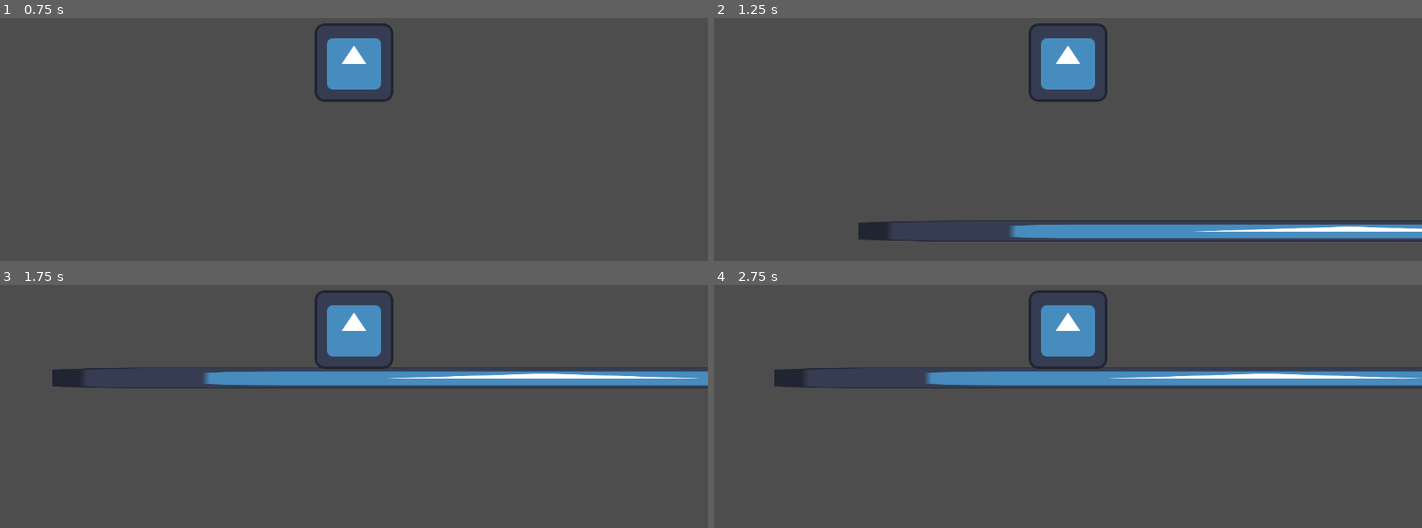
Above: before the commit, frames 1-4 (two rows, left to right).
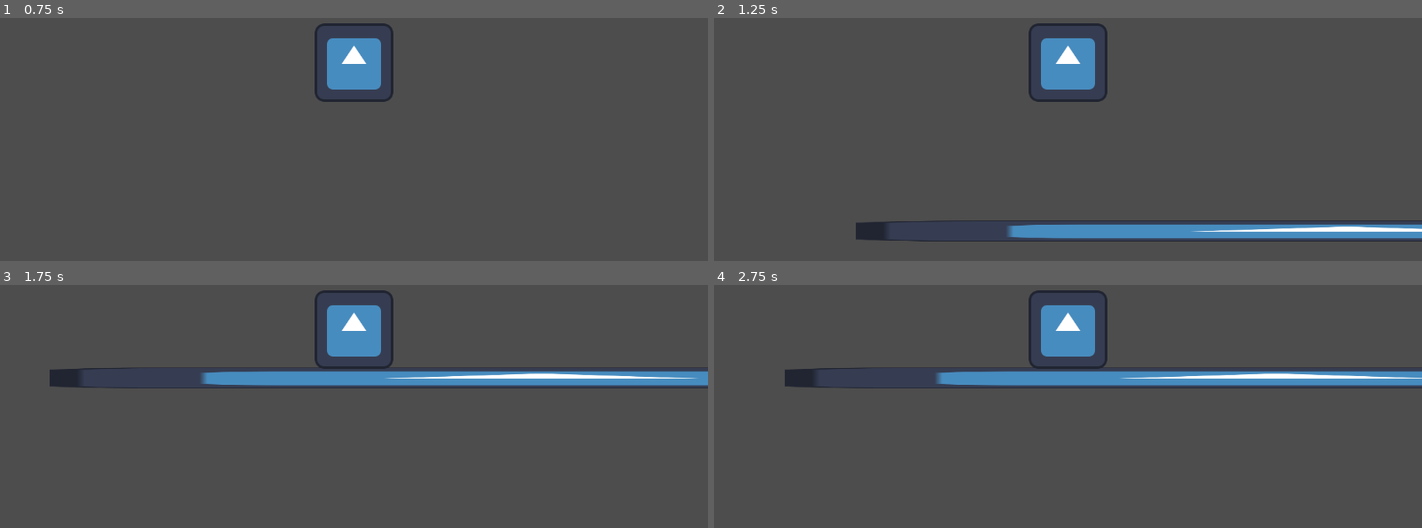
Above: after the commit, the same moments.

Repository: DangerousDaniel/Bubble-Drop-Godot-4
Game: Godot game, scene res://Playgrounds/playground_kyle.tscn
The game is run twice, just before and just after one commit, with the same random seed, the same clock (stepped at 60 frames per second) and the same inputs. The engine's default icon, where the game draws it, is replaced by a stand-in: a white triangle on a blue panel in a dark square.
Inputs:
- Up to frame 1 (0.75 s): tap Enter at 0.5 s; hold D (MoveRight) from 0.53 s (still down)
- Up to frame 2 (1.25 s): keep holding D (MoveRight); tap Space (Jump) at 0.77 s
- Up to frame 3 (1.75 s): keep holding D (MoveRight); tap Space (Jump) at 1.52 s
- Up to frame 4 (2.75 s): release D (MoveRight) at 2.03 s; hold A (MoveLeft) from 2.03 s (still down)

Frame 1 is identical in both runs. In frame 2, less than 0.1% of the frame differs, in the area x 20-93%, y 84-92%; in frame 3, 0.1%; in frame 4, 0.4%, in the area x 8-100%, y 34-42%.

Commit message:
Modified movement slightly.

Diff:
--- a/bubble-drop-godot-4/Player/PlayerController.gd
+++ b/bubble-drop-godot-4/Player/PlayerController.gd
@@ -6,8 +6,9 @@
 var max_speed = 300
 @export var gravity = 350
 @export var jump_force = 300
-@export var acceleration = 5
-@export var deceleration = 3
+@export var acceleration = 6
+@export var deceleration = 5
+@export var threshold = 25
 
 var _isJumping = false
 
@@ -41,6 +42,8 @@
 		# Decelerate towards 0 when no input
 		velocity.x = lerp(velocity.x, 0.0, deceleration * delta)
 
+	if abs(velocity.x) < threshold:
+		velocity.x = 0
 	# Ensure the player does not exceed max speed
 	if abs(velocity.x) > max_speed:
 		velocity.x = sign(velocity.x) * max_speed
